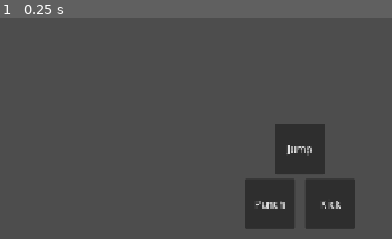
Above: before the commit, frame 1.
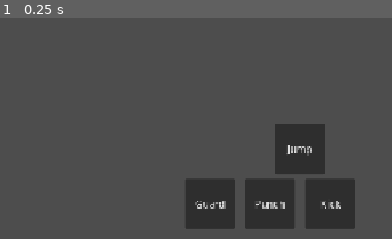
Above: after the commit, the same moment.

Repository: adamonine-stack/hashire-kaminari-dakkan-no-kobushi
Game: Godot game, scene res://scenes/Battle.tscn
The game is run twice, just before and just after one commit, with the same random seed, the same clock (stepped at 60 frames per second) and the same inputs.
Inputs:
- Up to frame 1 (0.25 s): no input
The pictures show only the part of the screen within x 50-100%, y 50-100%; the shares and areas given below are measured in that part.

The runs differ from the first frame. In frame 1, 2.7% of the frame differs, in the area x 47-60%, y 73-96%.

Commit message:
Dev011: add guard UI button

Diff:
--- a/godot/scenes/UI.tscn
+++ b/godot/scenes/UI.tscn
@@ -122,6 +122,21 @@
 grow_vertical = 0
 text = "Kick"
 
+[node name="GuardButton" type="Button" parent="BattleUIRoot"]
+layout_mode = 1
+anchors_preset = 3
+anchor_left = 1.0
+anchor_top = 1.0
+anchor_right = 1.0
+anchor_bottom = 1.0
+offset_left = -344.0
+offset_top = -96.0
+offset_right = -264.0
+offset_bottom = -16.0
+grow_horizontal = 0
+grow_vertical = 0
+text = "Guard"
+
 [node name="JumpButton" type="Button" parent="BattleUIRoot"]
 layout_mode = 1
 anchors_preset = 3
